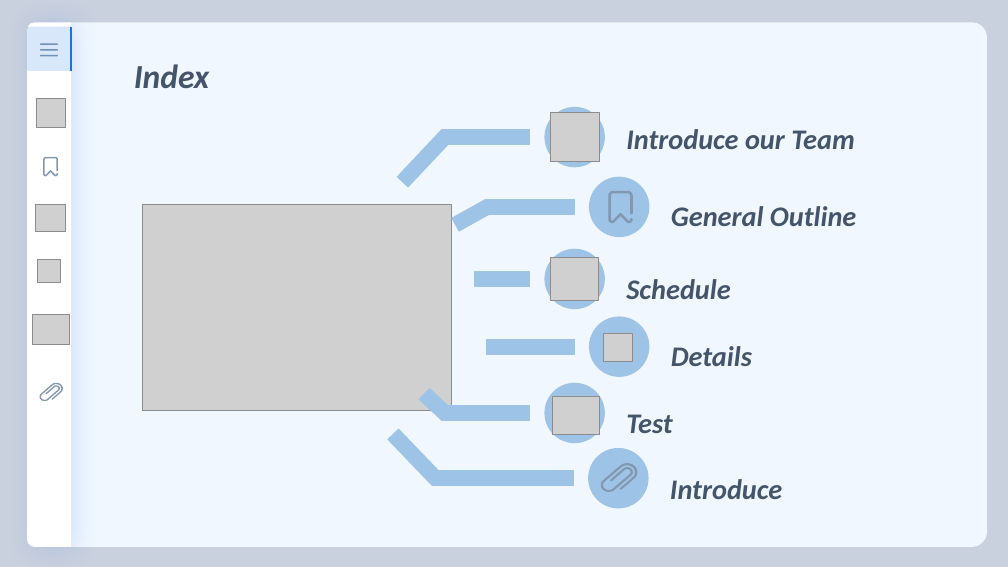
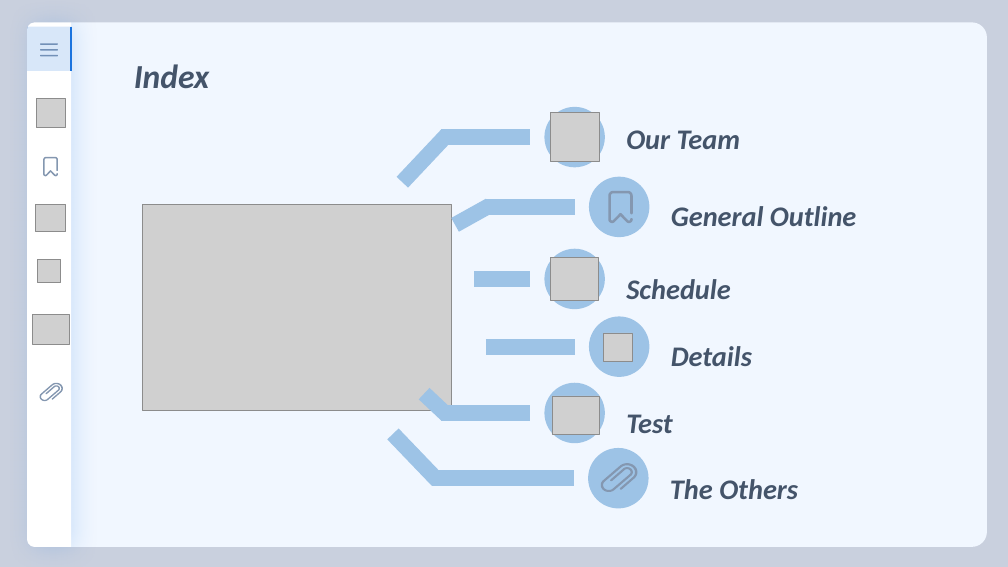
Before and after one commit to florentious/AutoGenerating_VariableName, a slide deck: slide 2 of Text/Presentation/presentation_ver0_3.pptm. Drawn at 1008x567 pixels with LibreOffice and Linux fonts; fonts in the diff are those of the drawing; grey boxes stand for pictures. Boxes give left, top, right and bottom in pixels: in the first picture for what was removed or moved away, otherwise in the second. Text is boxed around its words. In the diff, an @@ line names an element or a change of style, - is before the commit and + after.

```diff
--- a/Text/Presentation/presentation_ver0_3.pptm
+++ b/Text/Presentation/presentation_ver0_3.pptm
@@ text at box(626, 130, 741, 149): text changed @@
-Introduce our Team
+Our Team
@@ text at box(670, 479, 798, 499): text changed @@
-Introduce
+The Others
```
Also in this commit, not shown: 13 other slides changed, 5 slides added, 3 slides removed, 2 other files.
